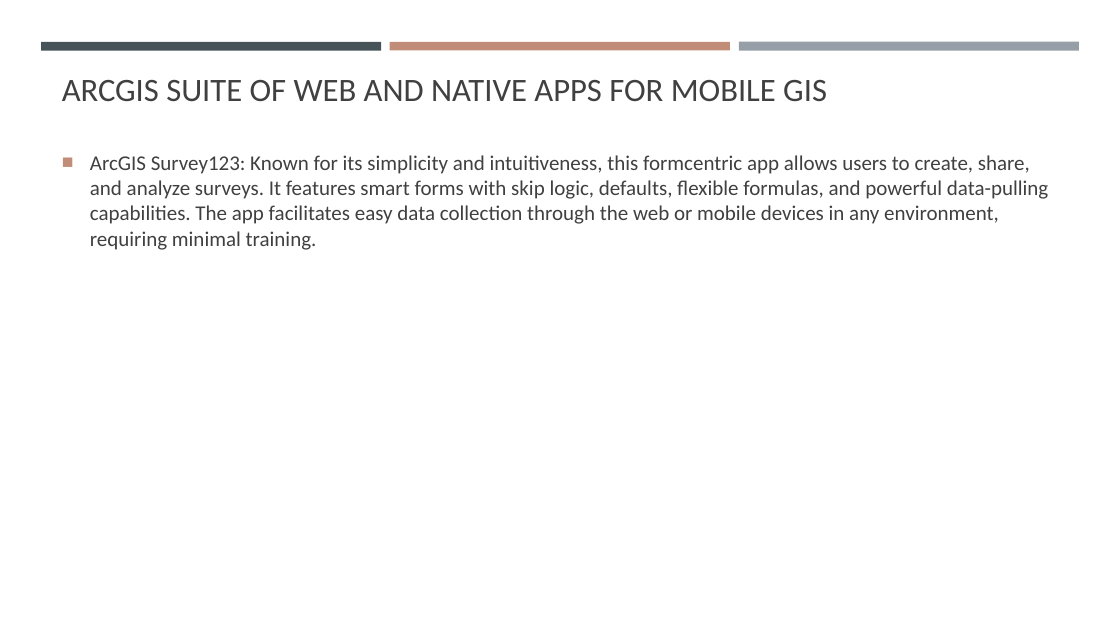
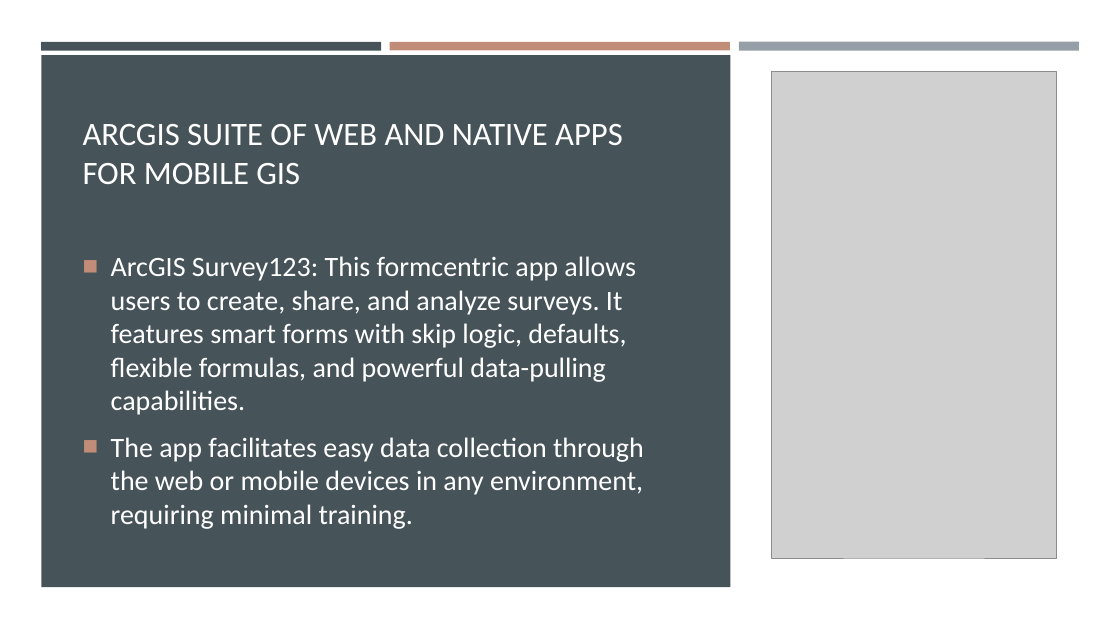
Before and after one commit to gisynw/Field_Techniques, a slide deck: slide 13 of docs/Lectures/Week02/Week02_Intro_To_Field_Technologies.pptx (slide 12 before the commit). Drawn at 1120x630 pixels with LibreOffice and Linux fonts; fonts in the diff are those of the drawing; grey boxes stand for pictures. Boxes give left, top, right and bottom in pixels: in the first picture for what was removed or moved away, otherwise in the second. Text is boxed around its words. In the diff, an @@ line names an element or a change of style, - is before the commit and + after.

```diff
--- a/docs/Lectures/Week02/Week02_Intro_To_Field_Technologies.pptx
+++ b/docs/Lectures/Week02/Week02_Intro_To_Field_Technologies.pptx
@@ background #FFFFFF to #22363C @@
@@ rectangle added at (0, 0, 1120, 630), fill #FFFFFF @@
@@ rectangle added at (41, 55, 730, 587), fill #465359 @@
@@ title "ARCGIS SUITE OF WEB AND ...": place and size @@
-title "ARCGIS SUITE OF WEB AND ..." at (62, 80, 827, 101)
+title "ARCGIS SUITE OF WEB AND ..." at (83, 124, 623, 184)
@@ title "ARCGIS SUITE OF WEB AND ..." at (83, 124, 623, 184): text colour #404040 to #FFFFFF @@
@@ picture added at (772, 72, 1057, 559) @@
@@ text at (111, 256, 644, 529): text changed; size 18 to 24 pt; text colour #404040 to #FFFFFF @@
-■ ArcGIS Survey123: Known for its simplicity and intuitiveness, this formcentric app allows users to create, share, and analyze surveys. It features smart forms with skip logic, defaults, flexible formulas, and powerful data-pulling capabilities. The app facilitates easy data collection through the web or mobile devices in any environment, requiring minimal training.
+■ ArcGIS Survey123: This formcentric app allows users to create, share, and analyze surveys. It features smart forms with skip logic, defaults, flexible formulas, and powerful data-pulling capabilities.
+■ The app facilitates easy data collection through the web or mobile devices in any environment, requiring minimal training.
```
Also in this commit, not shown: 11 other slides changed, 6 slides added, 3 slides removed.
